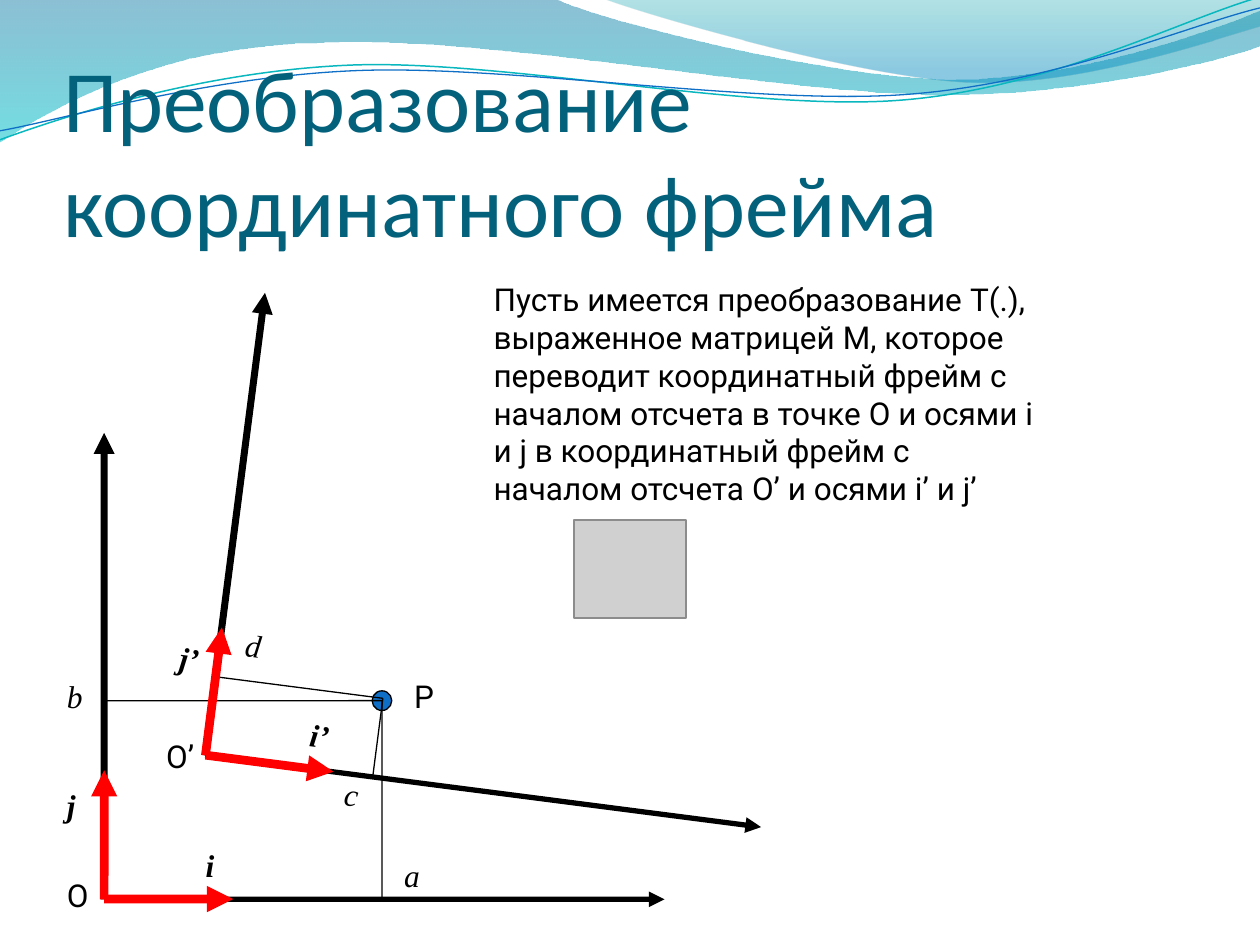
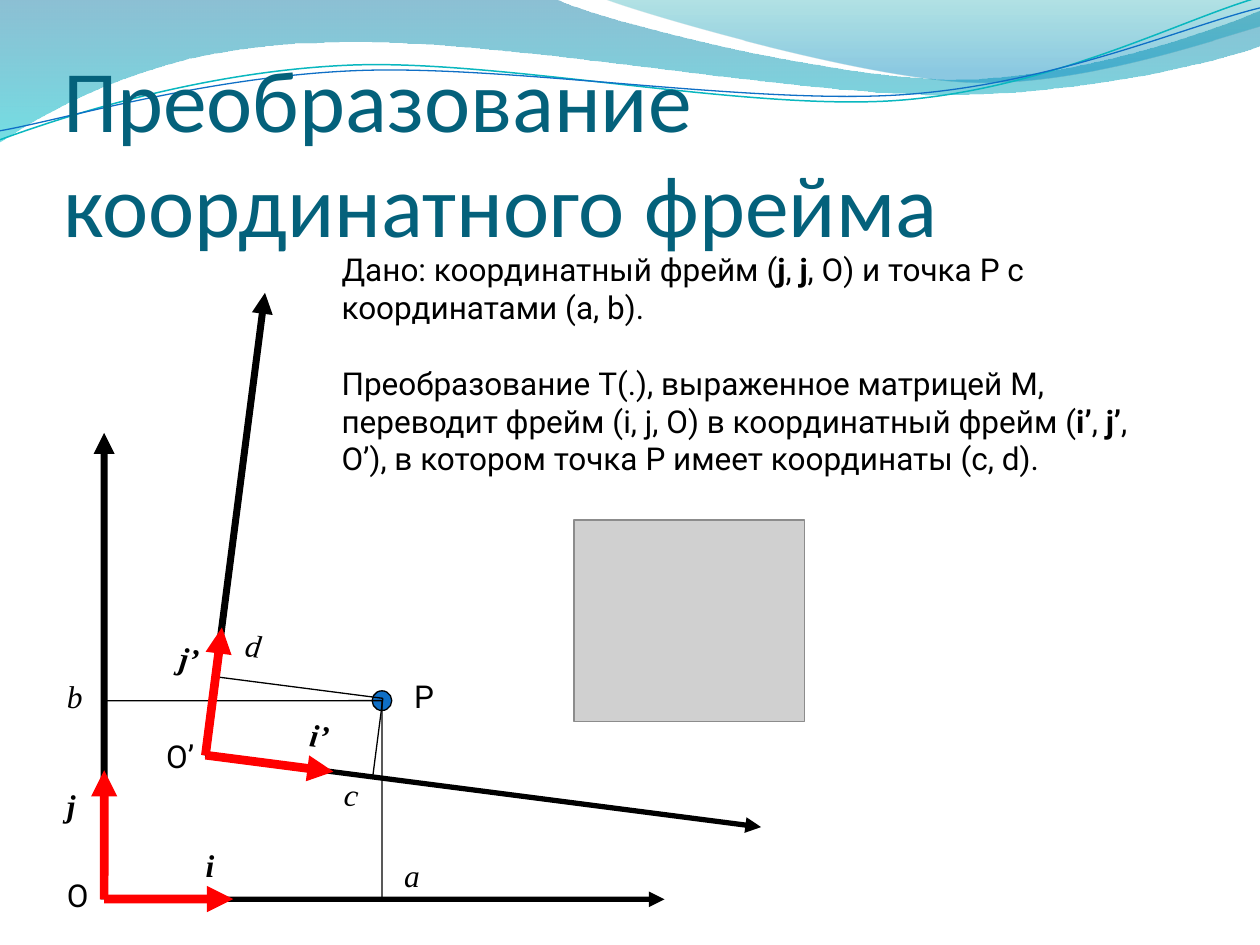
Before and after one commit to alexey-malov/cg-course, a slide deck: slide 109 of lectures/03 - Векторный анализ, трансформации и матрицы.pptx (slide 105 before the commit). Drawn at 1260x945 pixels with LibreOffice and Linux fonts; fonts in the diff are those of the drawing; grey boxes stand for pictures; background and template pictures are left out. Boxes give left, top, right and bottom in pixels: in the first picture for what was removed or moved away, otherwise in the second. Text is boxed around its words. In the diff, an @@ line names an element or a change of style, - is before the commit and + after.

```diff
--- a/lectures/03 - Векторный анализ, трансформации и матрицы.pptx
+++ b/lectures/03 - Векторный анализ, трансформации и матрицы.pptx
@@ text at (342, 256, 1128, 477): text changed @@
-Пусть имеется преобразование T(.), выраженное матрицей M, которое переводит координатный фрейм с началом отсчета в точке O и осями i и j в координатный фрейм с началом отсчета O’ и осями i’ и j’
+Дано: координатный фрейм (j, j, O) и точка P с координатами (a, b).
+Преобразование T(.), выраженное матрицей M, переводит фрейм (i, j, O) в координатный фрейм (i’, j’, O’), в котором точка P имеет координаты (c, d).
@@ picture: place and size @@
-picture at (575, 520, 687, 619)
+picture at (575, 520, 805, 722)
```
Also in this commit, not shown: 31 other slides changed, 5 slides added, 1 slide removed.
